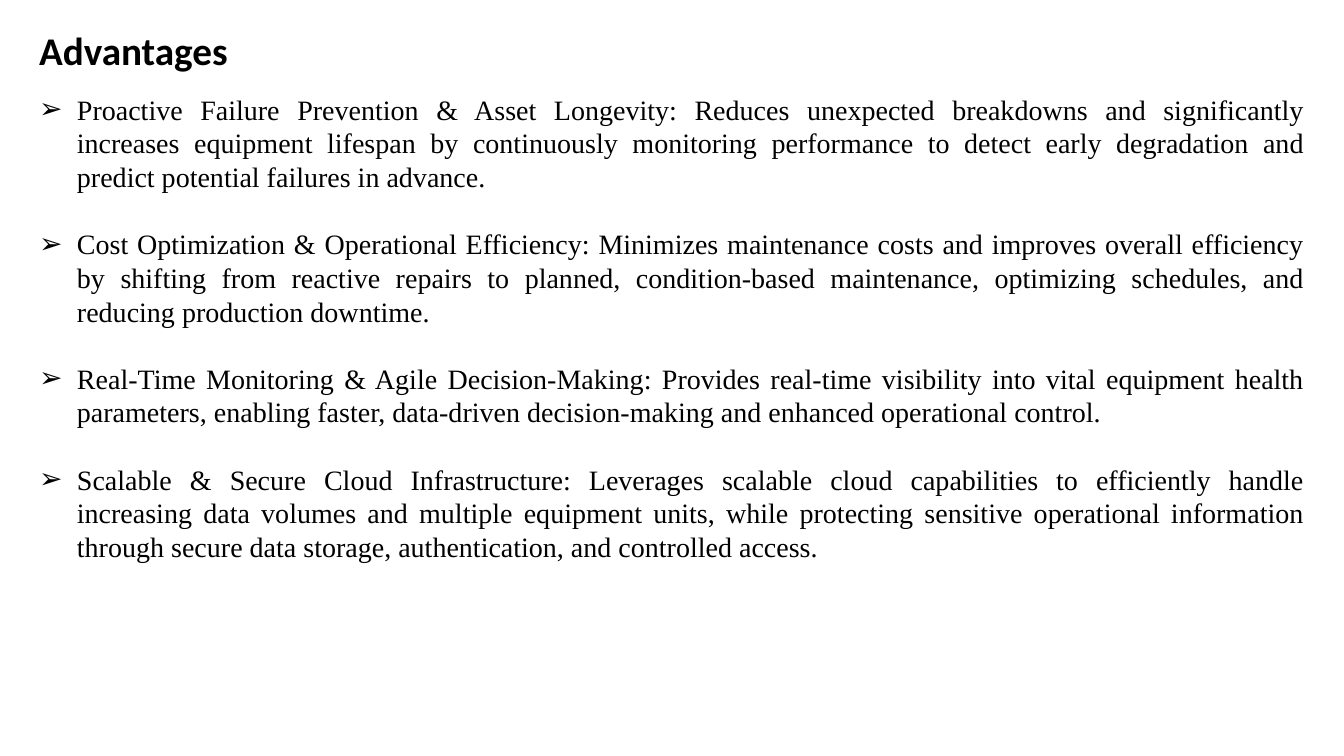
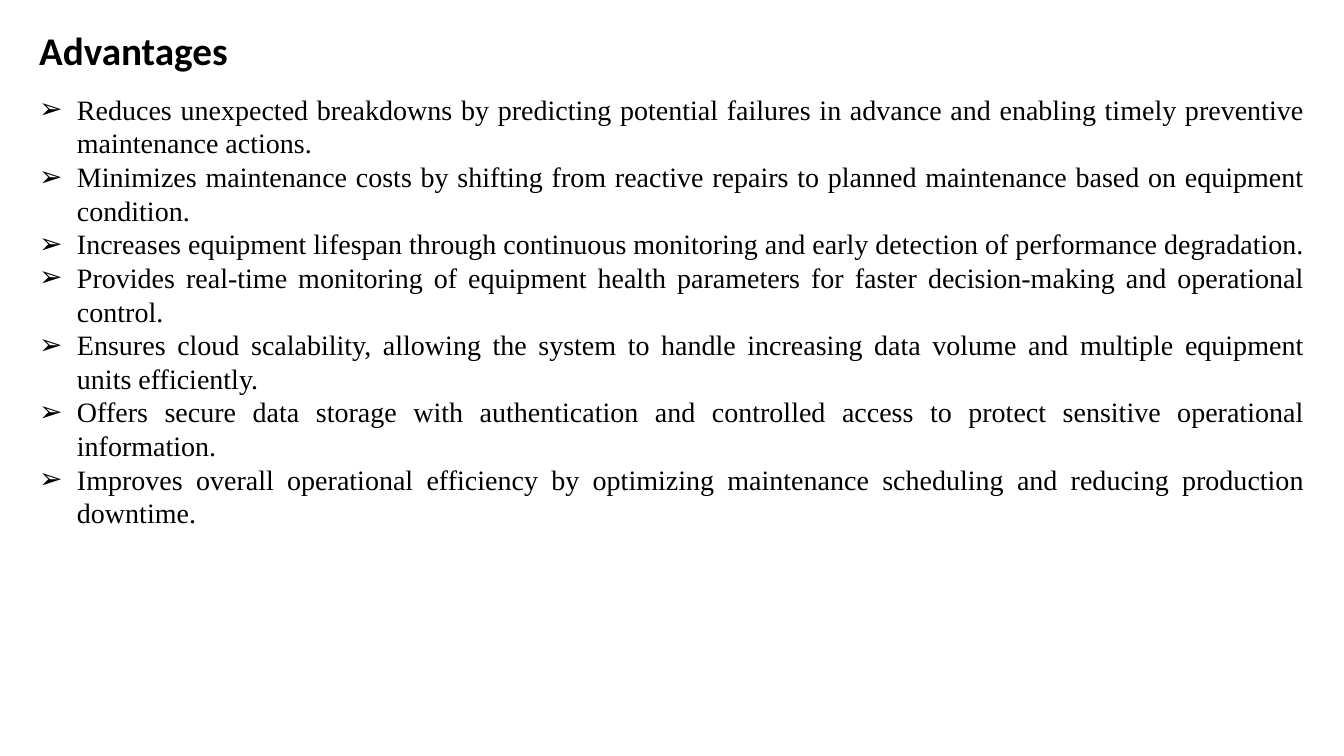
Before and after one commit to megh193/proactiveEquipmentCare, a slide deck: slide 14 of docs/Clg 2nd review.pptx. Drawn at 1344x756 pixels with LibreOffice and Linux fonts; fonts in the diff are those of the drawing. Boxes give left, top, right and bottom in pixels: in the first picture for what was removed or moved away, otherwise in the second. Text is boxed around its words. In the diff, an @@ line names an element or a change of style, - is before the commit and + after.

```diff
--- a/docs/Clg 2nd review.pptx
+++ b/docs/Clg 2nd review.pptx
@@ text at [77, 100, 1303, 524]: text changed @@
-➢ Proactive Failure Prevention & Asset Longevity: Reduces unexpected breakdowns and significantly increases equipment lifespan by continuously monitoring performance to detect early degradation and predict potential failures in advance.
-➢ Cost Optimization & Operational Efficiency: Minimizes maintenance costs and improves overall efficiency by shifting from reactive repairs to planned, condition-based maintenance, optimizing schedules, and reducing production downtime.
-➢ Real-Time Monitoring & Agile Decision-Making: Provides real-time visibility into vital equipment health parameters, enabling faster, data-driven decision-making and enhanced operational control.
-➢ Scalable & Secure Cloud Infrastructure: Leverages scalable cloud capabilities to efficiently handle increasing data volumes and multiple equipment units, while protecting sensitive operational information through secure data storage, authentication, and controlled access.
+➢ Reduces unexpected breakdowns by predicting potential failures in advance and enabling timely preventive maintenance actions.
+➢ Minimizes maintenance costs by shifting from reactive repairs to planned maintenance based on equipment condition.
+➢ Increases equipment lifespan through continuous monitoring and early detection of performance degradation.
+➢ Provides real-time monitoring of equipment health parameters for faster decision-making and operational control.
+➢ Ensures cloud scalability, allowing the system to handle increasing data volume and multiple equipment units efficiently.
+➢ Offers secure data storage with authentication and controlled access to protect sensitive operational information.
+➢ Improves overall operational efficiency by optimizing maintenance scheduling and reducing production downtime.
```
Also in this commit, not shown: 4 other slides changed.
